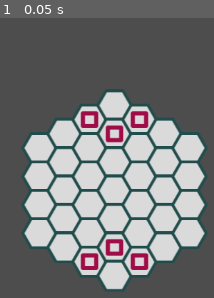
Above: before the commit, frame 1.
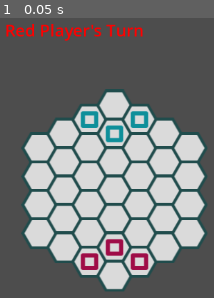
Above: after the commit, the same moment.

Repository: dokumor8/cursed_football
Game: Godot game, scene res://scenes/game/game_scene.tscn
The game is run twice, just before and just after one commit, with the same random seed, the same clock (stepped at 60 frames per second) and the same inputs. The project has no main scene, so this scene is started directly.
Inputs:
- Up to frame 1 (0.05 s): no input

The runs differ from the first frame. In frame 1, 2.6% of the frame differs, in the area x 2-70%, y 2-45%.

Commit message:
Add conflict sides

Diff:
--- a/scenes/game/unit.tscn
+++ b/scenes/game/unit.tscn
@@ -7,4 +7,6 @@
 script = ExtResource("2_ctwoc")
 
 [node name="Sprite2D" type="Sprite2D" parent="."]
+# Texture will be set in code based on conflict_side
+# This texture is just for editor visibility
 texture = ExtResource("2_s6378")
--- a/scripts/game/game_scene.gd
+++ b/scripts/game/game_scene.gd
@@ -20,6 +20,12 @@
 var selected_tile: Vector2i
 var selected_unit: Unit
 
+# Turn tracking
+var current_player: int = 1  # 1 = Red player (bottom), 2 = Blue player (top)
+
+# UI elements
+@onready var turn_label: Label
+
 
 
 # Called when the node enters the scene tree for the first time.
@@ -33,6 +39,10 @@
         _spawn_unit_at_tile(UnitScene, location, 1)
     for location in start_locations_2:
         _spawn_unit_at_tile(UnitScene, location, 2)
+
+    # Create turn indicator UI
+    _create_turn_indicator()
+    _update_turn_indicator()
 
 
 func _is_walkable(coords: Vector2i) -> bool:
@@ -57,10 +67,18 @@
 
 func select_tile(coords: Vector2i) -> void:
     selected_tile = coords
+
+    # Check if clicking on a unit
     for unit: Unit in get_tree().get_nodes_in_group("units"):
         if unit.grid_position == coords:
-            select_unit(unit)
+            # Only allow selecting units belonging to current player
+            if unit.conflict_side == current_player:
+                select_unit(unit)
+            else:
+                print("Cannot select opponent's unit during your turn")
             return
+
+    # If we have a selected unit, try to move it
     if selected_unit:
         var unit_coords = selected_unit.grid_position
         print("Unit from", unit_coords)
@@ -70,6 +88,17 @@
             move_unit(selected_unit, coords)
             clear_selection()
             clear_walkable_highlight()
+            # Switch to next player's turn after moving
+            _switch_player_turn()
+        else:
+            # Clicked on a tile that's not reachable - clear selection
+            print("Tile not reachable")
+            clear_selection()
+            clear_walkable_highlight()
+    else:
+        # Clicked on empty tile with no unit selected - clear any existing selection
+        clear_selection()
+        clear_walkable_highlight()
 
 
 func clear_walkable_highlight() -> void:
@@ -147,3 +176,37 @@
     unit.grid_position = target_cell
     unit.global_position = terrain_layer.to_global(terrain_layer.map_to_local(target_cell))
     obstacles[target_cell] = true
+
+
+func _switch_player_turn() -> void:
+    # Switch to the other player
+    if current_player == 1:
+        current_player = 2
+        print("Now it's Blue player's turn")
+    else:
+        current_player = 1
+        print("Now it's Red player's turn")
+    # Update the UI
+    _update_turn_indicator()
+
+
+func _create_turn_indicator() -> void:
+    # Create a simple label to show current turn
+    turn_label = Label.new()
+    turn_label.name = "TurnLabel"
+    turn_label.horizontal_alignment = HORIZONTAL_ALIGNMENT_CENTER
+    turn_label.vertical_alignment = VERTICAL_ALIGNMENT_CENTER
+    turn_label.size = Vector2(200, 50)
+    turn_label.position = Vector2(10, 10)
+    turn_label.add_theme_font_size_override("font_size", 24)
+    add_child(turn_label)
+
+
+func _update_turn_indicator() -> void:
+    # Update the label text based on current player
+    if current_player == 1:
+        turn_label.text = "Red Player's Turn"
+        turn_label.add_theme_color_override("font_color", Color.RED)
+    else:
+        turn_label.text = "Blue Player's Turn"
+        turn_label.add_theme_color_override("font_color", Color.BLUE)
--- a/scripts/game/unit.gd
+++ b/scripts/game/unit.gd
@@ -4,6 +4,12 @@
 @export var grid_position: Vector2i
 @export var speed: int = 2
 
+@onready var sprite: Sprite2D = $Sprite2D
+
 # Called when the node enters the scene tree for the first time.
 func _ready() -> void:
-    pass # Replace with function body.
+    # Set the appropriate sprite based on conflict side
+    if conflict_side == 1:
+        sprite.texture = preload("res://assets/images/objects/unit_red.png")
+    else:
+        sprite.texture = preload("res://assets/images/objects/unit_blue.png")
